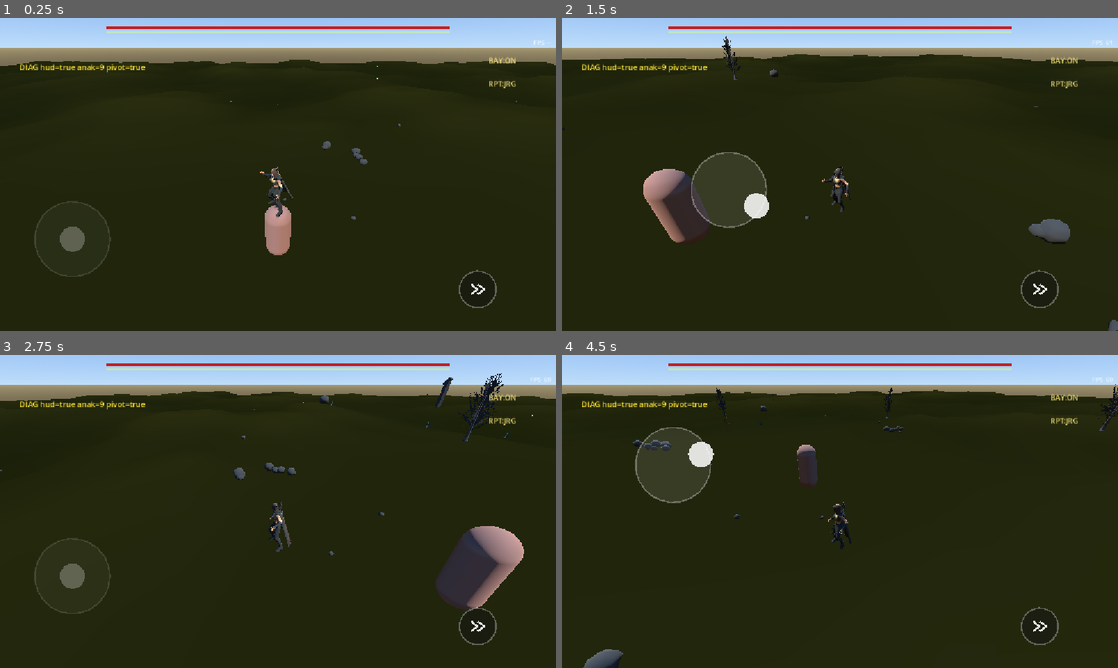
Above: before the commit, frames 1-4 (two rows, left to right).
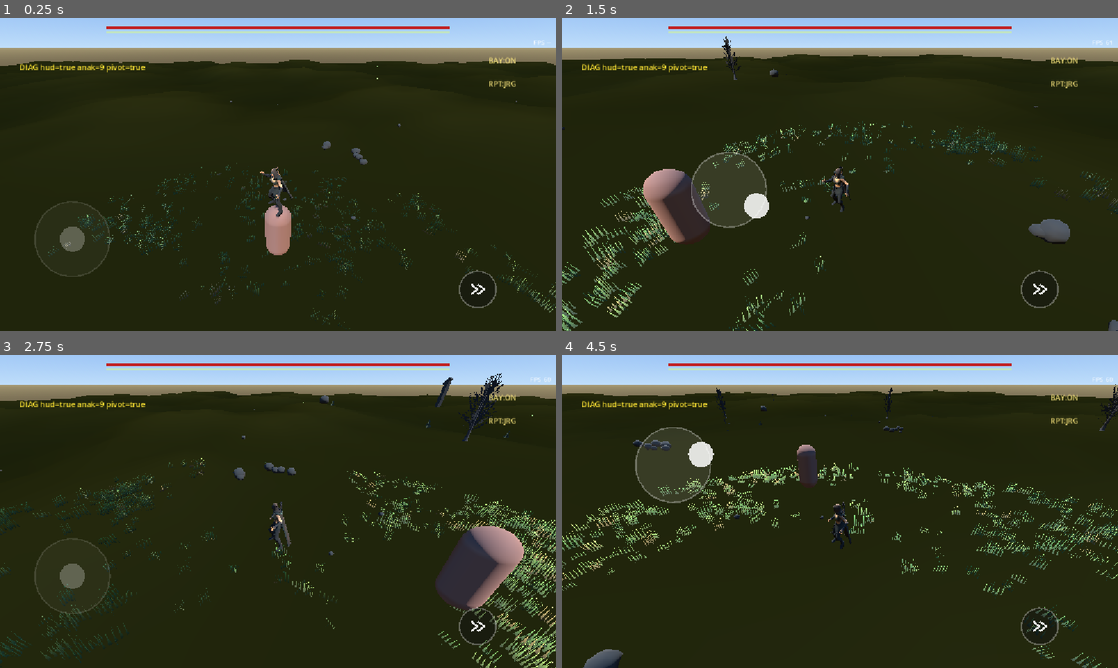
Above: after the commit, the same moments.

Repository: muzape28-blip/ZDEV-RPG
Game: Godot game, scene res://scenes/main.tscn
Same seed, same stepped clock (60 frames per second), same inputs: the game is played once before the commit and once after it.
Inputs (mouse positions are in pixels of both pictures, inside the frame that each line leads up to):
- Up to frame 1 (0.25 s): no input
- Up to frame 2 (1.5 s): drag from (1040, 290) to (895, 105) at 0.52 s; drag from (728, 190) to (812, 237) at 1.27 s
- Up to frame 3 (2.75 s): move the mouse to (333, 442) at 2.02 s; click (333, 442) at 2.17 s
- Up to frame 4 (4.5 s): drag from (812, 574) to (673, 464) at 2.77 s; move the mouse to (1006, 558) at 3.52 s; click (1006, 558) at 3.67 s; drag from (673, 464) to (756, 433) at 4.27 s

The runs differ from the first frame. In frame 1, 1.2% of the frame differs, in the area x 8-100%, y 46-100%; in frame 2, 2.5%; in frame 3, 3.3%; in frame 4, 3.5%, in the area x 0-100%, y 34-100%.
Error before the commit: Parse Error: Cannot find member "COLOR_8BIT" in base "MultiMesh". (res://scripts/grass.gd:44)

Commit message:
fix: MultiMesh use_colors (COLOR_8BIT deprecated di build resmi) + uat-log #12
Co-authored-by: arena-agent <297053741+arena-agent@users.noreply.github.com>

Diff:
--- a/scripts/grass.gd
+++ b/scripts/grass.gd
@@ -41,7 +41,7 @@
 	var count := BASE_COUNT * (1 if d == 1 else 2)
 	var mm := MultiMesh.new()
 	mm.transform_format = MultiMesh.TRANSFORM_3D
-	mm.color_format = MultiMesh.COLOR_8BIT
+	mm.use_colors = true  # 4.7: tidak ada enum COLOR_8BIT (pelajaran CI #3)
 	mm.instance_count = count
 	mm.mesh = _card_mesh()
 	var rng := RandomNumberGenerator.new()
Not shown, changed: docs/uat/uat-log.md
